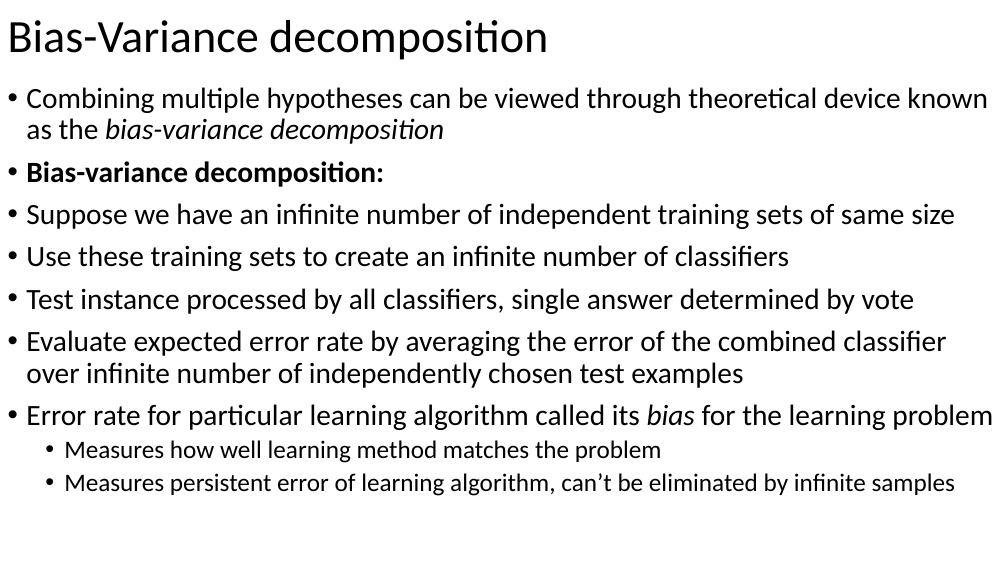
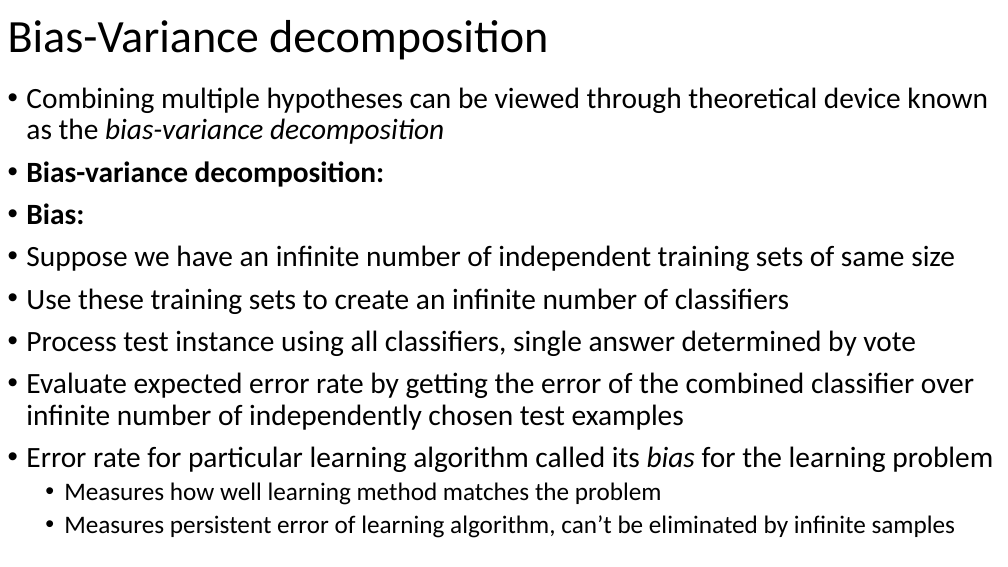
Before and after one commit to russellu/cs405, a slide deck: slide 4 of Lecture_25.pptx. Drawn at 1008x567 pixels with LibreOffice and Linux fonts; fonts in the diff are those of the drawing. Boxes give left, top, right and bottom in pixels: in the first picture for what was removed or moved away, otherwise in the second. Text is boxed around its words. In the diff, an @@ line names an element or a change of style, - is before the commit and + after.

```diff
--- a/Lecture_25.pptx
+++ b/Lecture_25.pptx
@@ text at (26, 203, 84, 225): paragraph added @@
+• Bias:
@@ text at (26, 330, 974, 430): text changed @@
-• Test instance processed by all classifiers, single answer determined by vote
-• Evaluate expected error rate by averaging the error of the combined classifier over infinite number of independently chosen test examples
+• Process test instance using all classifiers, single answer determined by vote
+• Evaluate expected error rate by getting the error of the combined classifier over infinite number of independently chosen test examples
```
Also in this commit, not shown: 8 other slides changed, 2 slides added, 1 other file.
